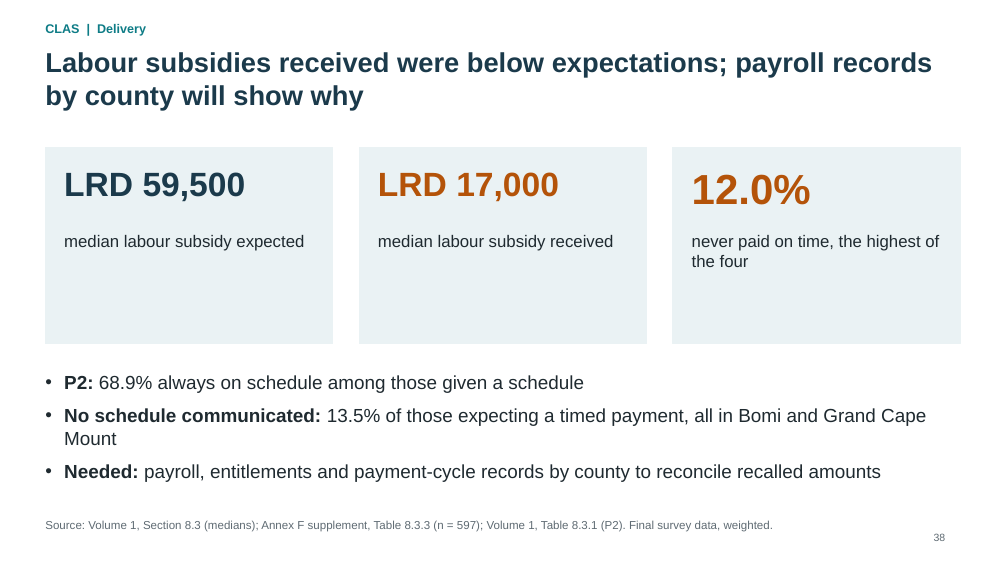
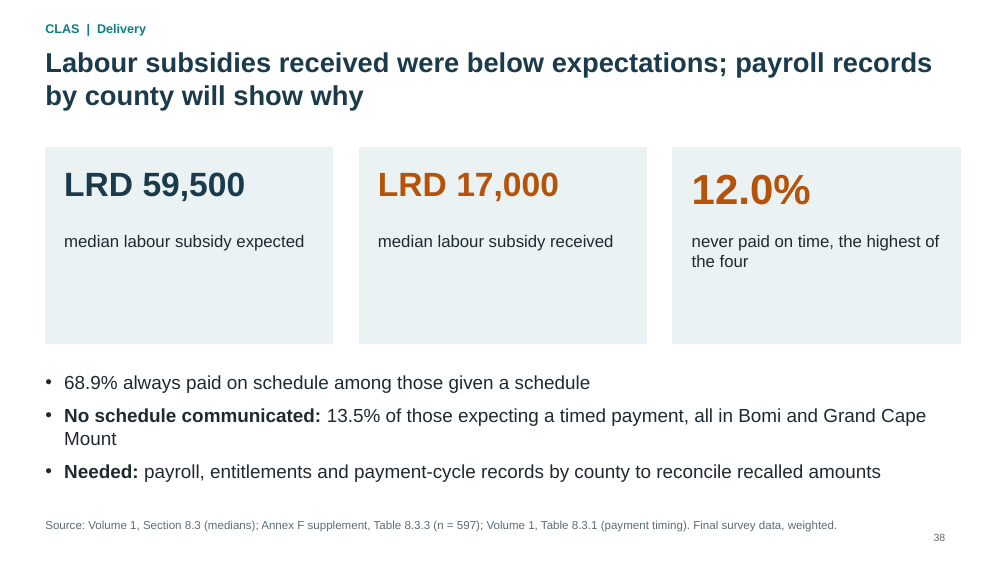
Before and after one commit to kokouekpinda/kokouekpinda, a slide deck: slide 38 of deliverables/REALISE_PMT_Presentation_v5.pptx. Drawn at 1008x567 pixels with LibreOffice and Linux fonts; fonts in the diff are those of the drawing. Boxes give left, top, right and bottom in pixels: in the first picture for what was removed or moved away, otherwise in the second. Text is boxed around its words. In the diff, an @@ line names an element or a change of style, - is before the commit and + after.

```diff
--- a/deliverables/REALISE_PMT_Presentation_v5.pptx
+++ b/deliverables/REALISE_PMT_Presentation_v5.pptx
@@ text at (64, 375, 591, 393): text changed @@
-• P2: 68.9% always on schedule among those given a schedule
+• 68.9% always paid on schedule among those given a schedule
@@ text at (45, 520, 838, 532): text changed @@
-Source: Volume 1, Section 8.3 (medians); Annex F supplement, Table 8.3.3 (n = 597); Volume 1, Table 8.3.1 (P2). Final survey data, weighted.
+Source: Volume 1, Section 8.3 (medians); Annex F supplement, Table 8.3.3 (n = 597); Volume 1, Table 8.3.1 (payment timing). Final survey data, weighted.
```
Also in this commit, not shown: 10 other slides changed, 1 other file.
